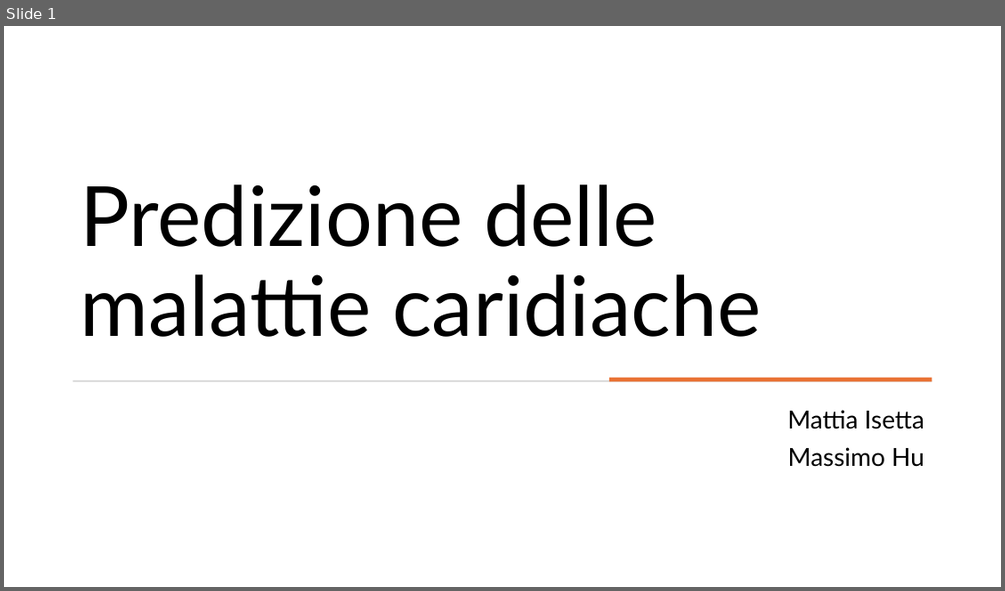
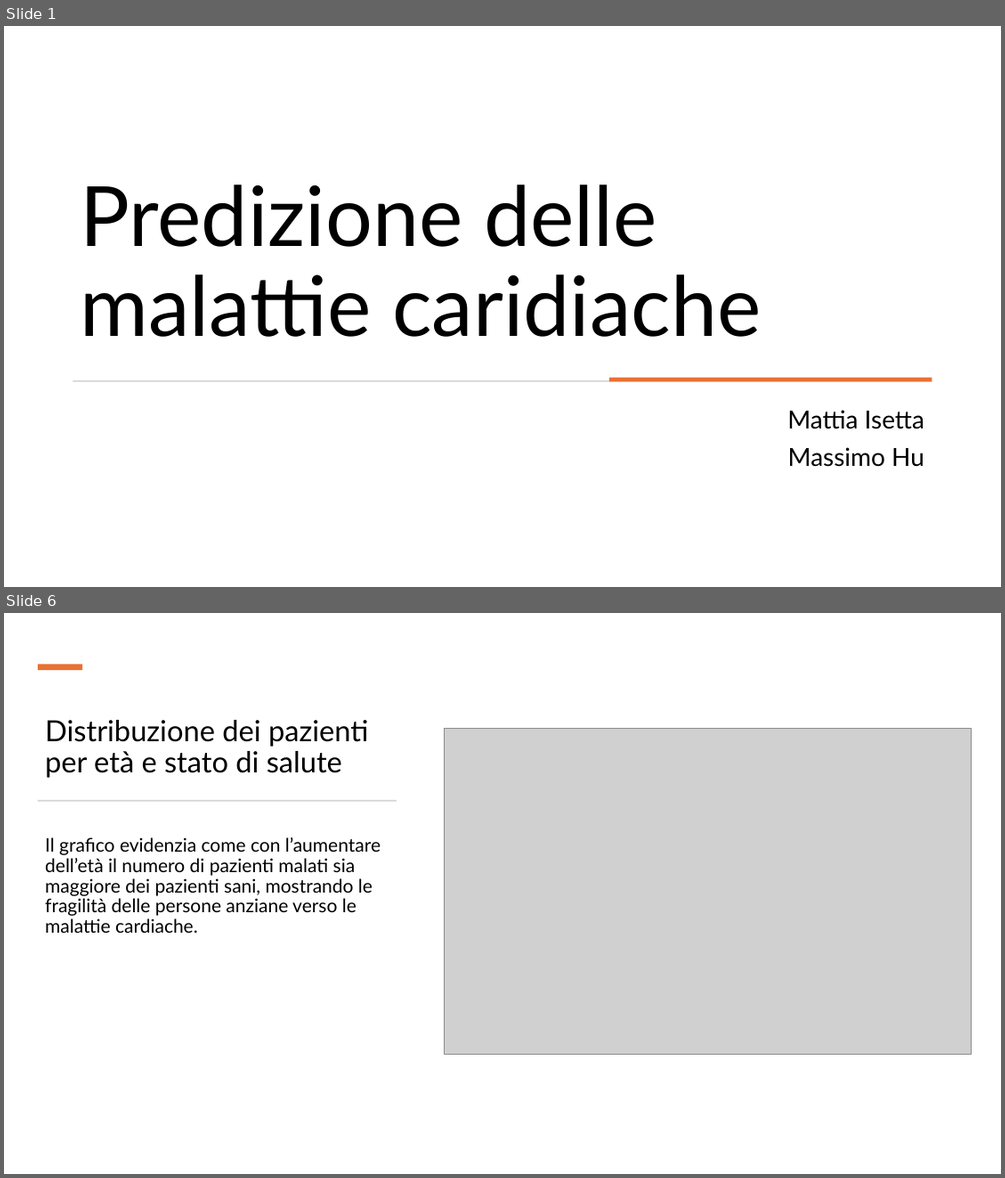
Before and after one commit to mattiaise/scientific-visualization, a slide deck: presentazione/presentazione.pptx. Shown one above the other, each under a label of ours: slide 1 before the commit, slides 1 and 6 after it; the slides between them are not shown. The pictures are 1005x591 and 1005x1178 pixels, drawn with LibreOffice and Linux fonts; fonts in the diff are those of the drawing; grey boxes stand for pictures. Boxes give left, top, right and bottom in pixels: in the first picture for what was removed or moved away, otherwise in the second. Text is boxed around its words. In the diff, an @@ line names an element or a change of style, - is before the commit and + after.

```diff
--- a/presentazione/presentazione.pptx
+++ b/presentazione/presentazione.pptx
@@ slide 6 added at box(4, 613, 1001, 1174), background #FFFFFF @@
@@ rectangle added at box(38, 664, 82, 670), fill #E97132 @@
@@ title added at box(45, 720, 368, 778), 28 pt, text #000000 @@
+Distribuzione dei pazienti per età e stato di salute
@@ picture added at box(445, 729, 971, 1054) @@
@@ rectangle added at box(38, 800, 396, 802), fill #D5D5D5 @@
@@ text added at box(45, 837, 380, 933), 18 pt, text #000000 @@
+Il grafico evidenzia come con l’aumentare dell’età il numero di pazienti malati sia maggiore dei pazienti sani, mostrando le fragilità delle persone anziane verso le malattie cardiache.
```
Also in this commit, not shown: 17 other slides added, 1 slide removed.
